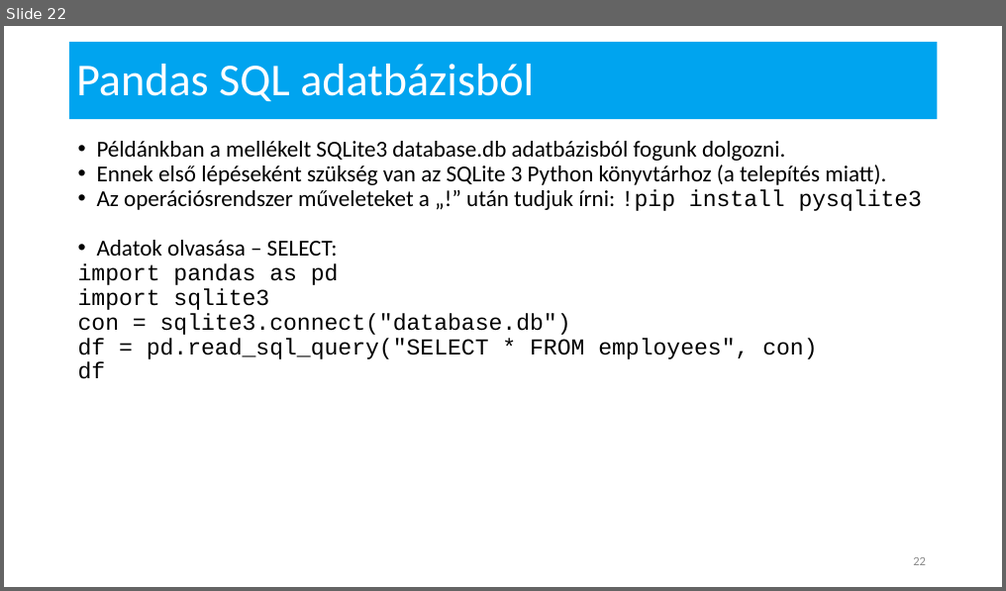
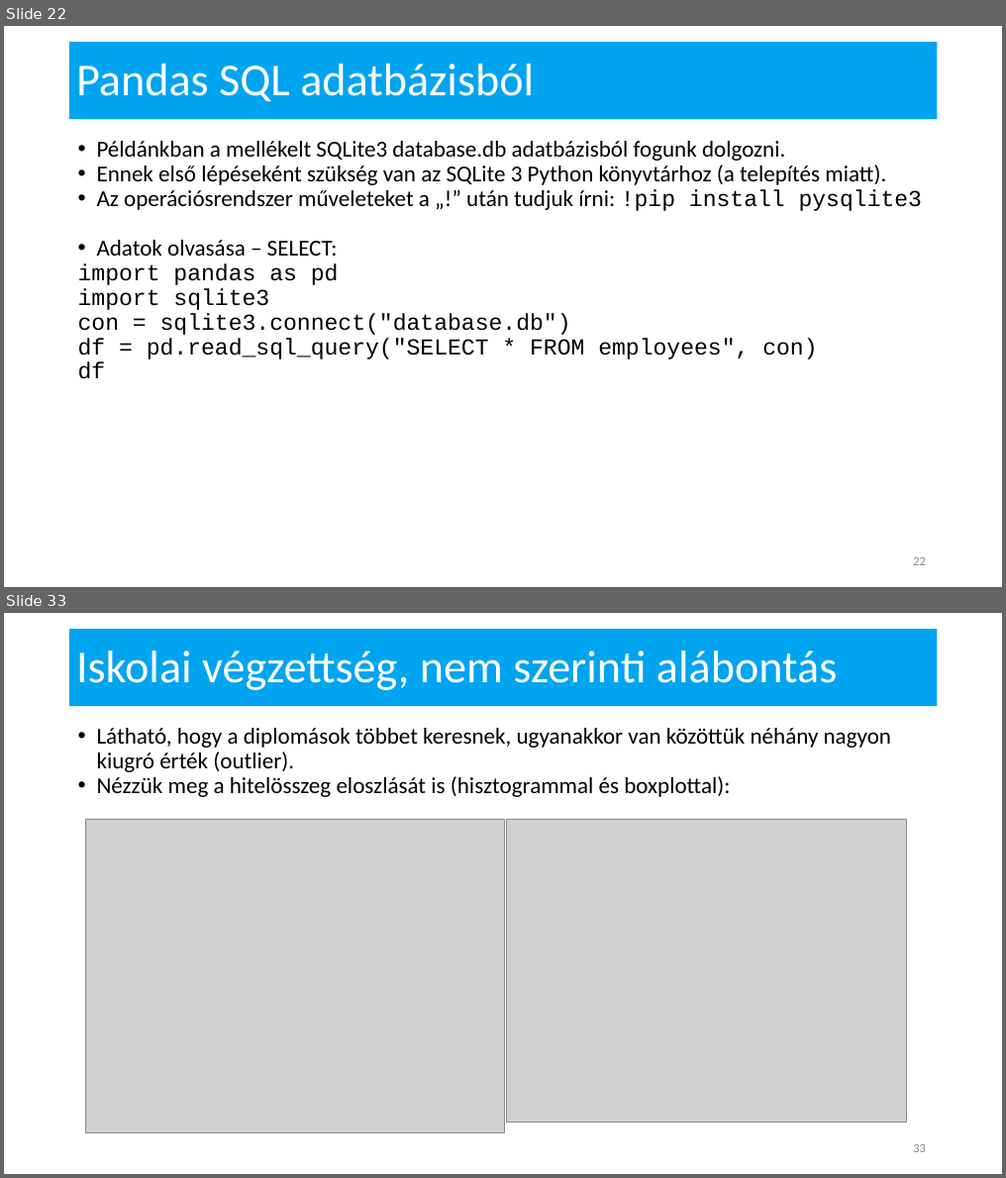
Before and after one commit to mshuedu/microsoft-ai-curriculum, a slide deck: 06-Azure Notebooks alapok/MI-6 - Azure Notebooks.pptx. Shown one above the other, each under a label of ours: slide 22 before the commit, slides 22 and 33 after it; the slides between them are not shown. The pictures are 1006x591 and 1006x1178 pixels, drawn with LibreOffice and Linux fonts; fonts in the diff are those of the drawing; grey boxes stand for pictures; background and template pictures are left out. Boxes give left, top, right and bottom in pixels: in the first picture for what was removed or moved away, otherwise in the second. Text is boxed around its words. In the diff, an @@ line names an element or a change of style, - is before the commit and + after.

```diff
--- a/06-Azure Notebooks alapok/MI-6 - Azure Notebooks.pptx
+++ b/06-Azure Notebooks alapok/MI-6 - Azure Notebooks.pptx
@@ slide 33 added at bbox=[4, 613, 1002, 1174], background #FFFFFF; not listed: 1 template element that a slide beside it also shows @@
@@ title added at bbox=[76, 651, 837, 690], 44 pt, text #FFFEFF @@
+Iskolai végzettség, nem szerinti alábontás
@@ text added at bbox=[97, 728, 891, 797], 22 pt, text #000000 @@
+• Látható, hogy a diplomások többet keresnek, ugyanakkor van közöttük néhány nagyon kiugró érték (outlier).
+• Nézzük meg a hitelösszeg eloszlását is (hisztogrammal és boxplottal):
@@ picture added at bbox=[86, 819, 505, 1134] @@
@@ picture added at bbox=[506, 819, 906, 1123] @@
@@ page number added at bbox=[913, 1145, 926, 1153], 12 pt, text #8C8C8C @@
+33
```
Also in this commit, not shown: 1 slide changed, 24 other slides added, 27 other files.
